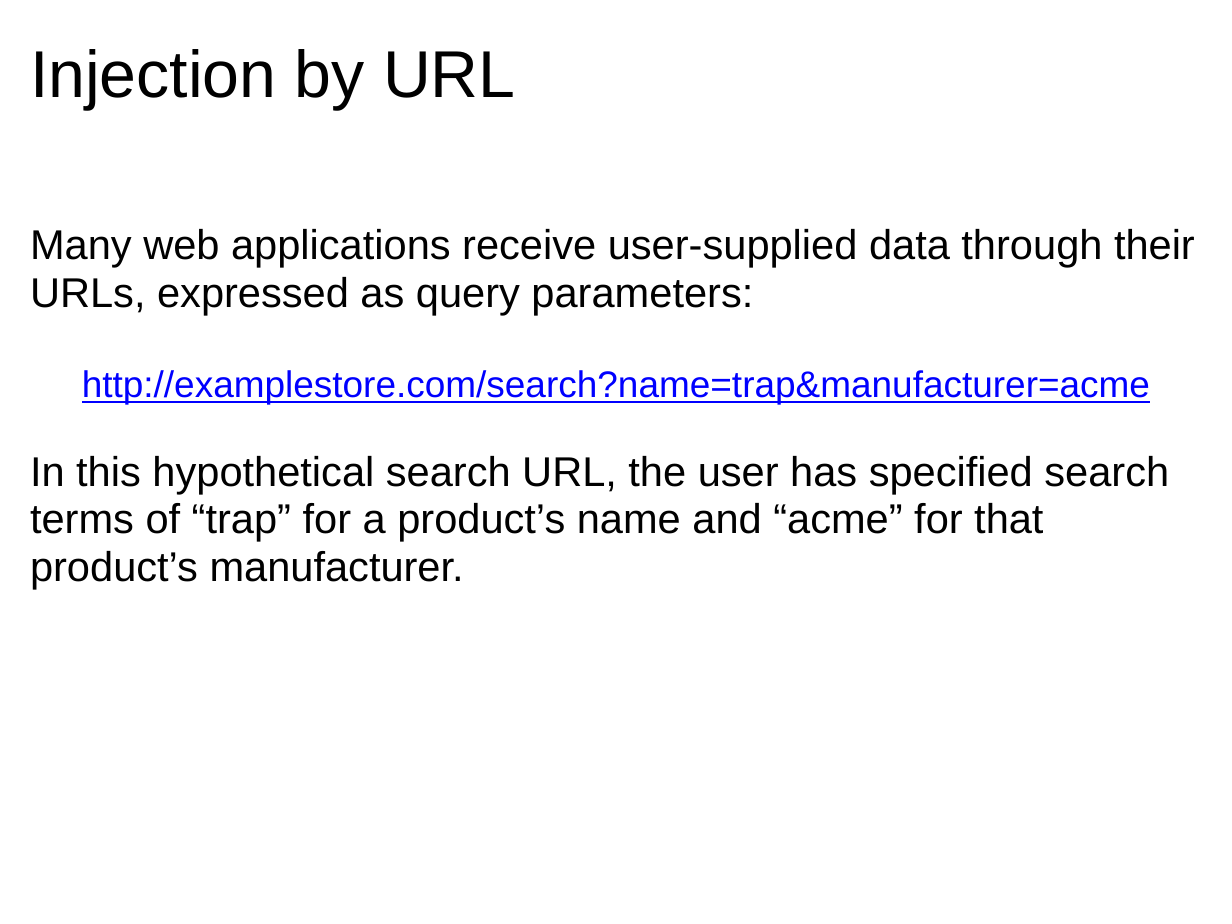
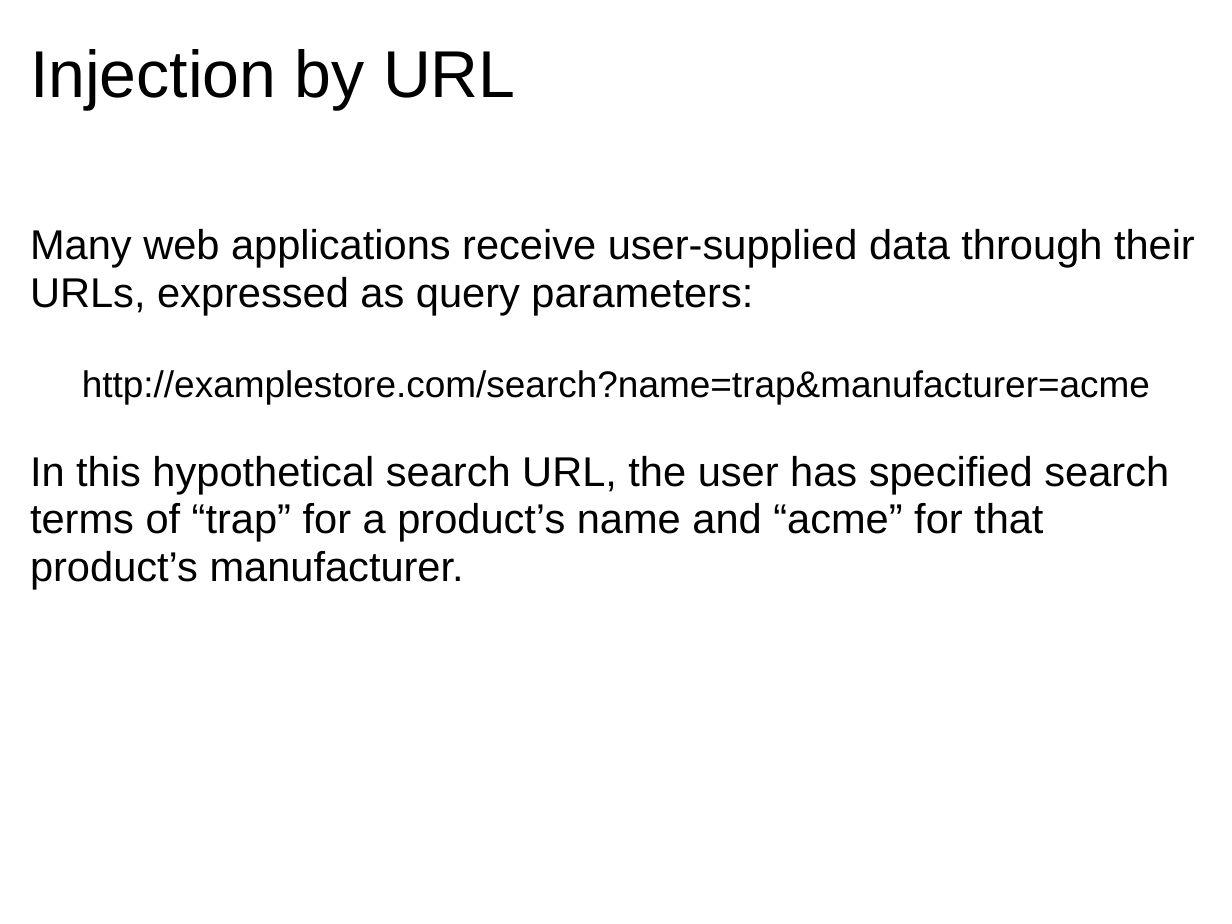
Before and after one commit to dondi/javascript-book, a slide deck: slide 69 of presentations/Chapter_8_Presentation.ppt. Drawn at 1232x924 pixels with LibreOffice and Linux fonts; fonts in the diff are those of the drawing; background and template pictures are left out. Boxes give left, top, right and bottom in pixels: in the first picture for what was removed or moved away, otherwise in the second. Text is boxed around its words. In the diff, an @@ line names an element or a change of style, - is before the commit and + after.

```diff
--- a/presentations/Chapter_8_Presentation.ppt
+++ b/presentations/Chapter_8_Presentation.ppt
@@ text at <box>82,370,1150,404</box>: text colour #0000FF to #000000, underline off in "http://examplestore.com/search?name=trap&manufacturer=acme" @@
```
Also in this commit, not shown: 5 other slides changed.
